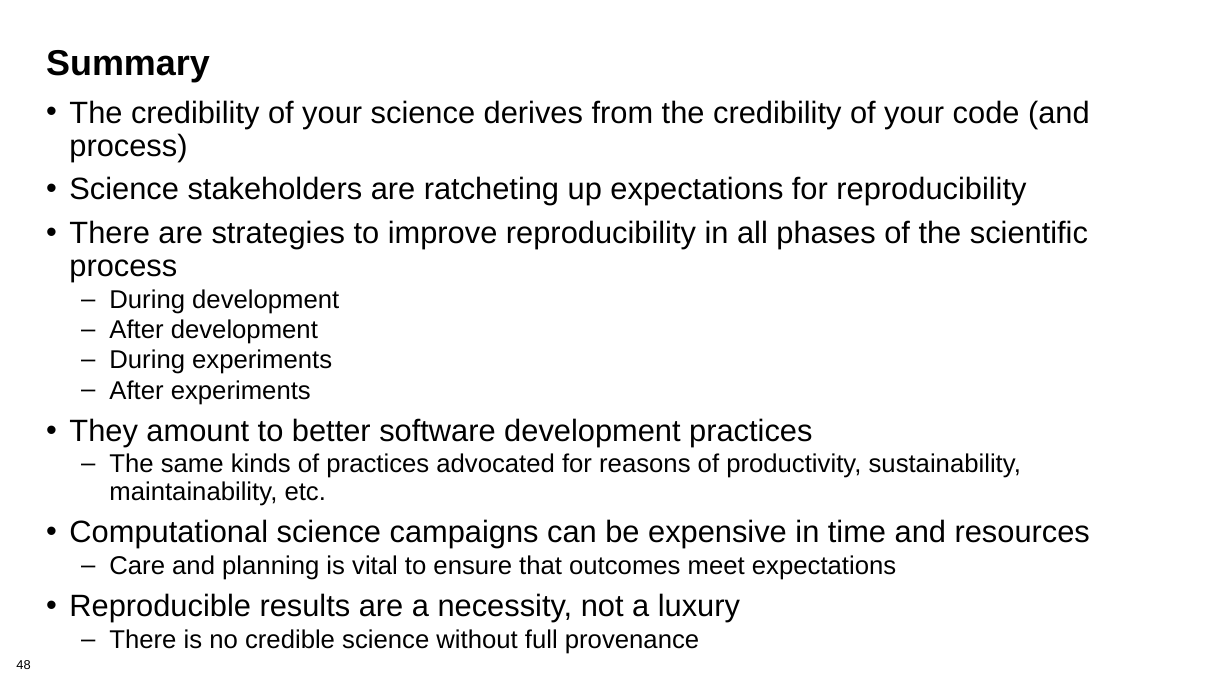
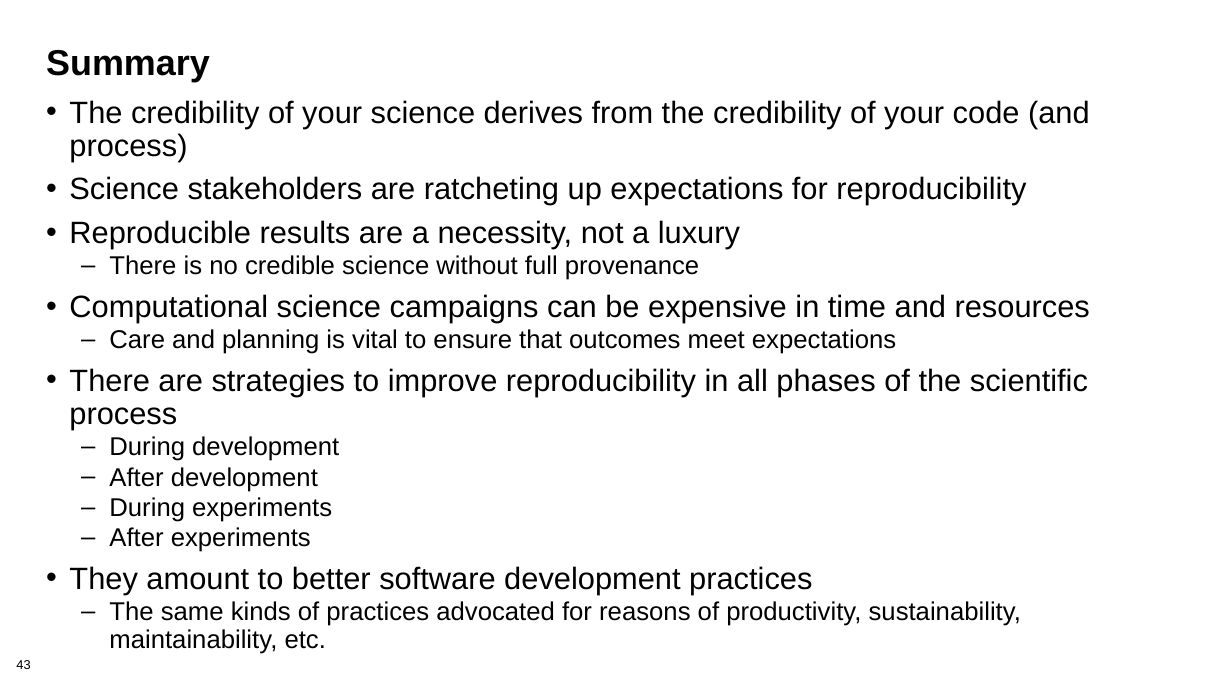
Before and after one commit to bssw-tutorial/presentations, a slide deck: slide 43 of repro-notebooks.pptx (slide 48 before the commit). Drawn at 1232x693 pixels with LibreOffice and Linux fonts; fonts in the diff are those of the drawing. Boxes give left, top, right and bottom in pixels: in the first picture for what was removed or moved away, otherwise in the second. Text is boxed around its words. In the diff, an @@ line names an element or a change of style, - is before the commit and + after.

Commit message:
Refinements to repro-notebooks presentation

```diff
--- a/repro-notebooks.pptx
+++ b/repro-notebooks.pptx
@@ text at bbox=[69, 220, 1090, 354]: paragraphs added @@
+• Reproducible results are a necessity, not a luxury
+  – There is no credible science without full provenance
+• Computational science campaigns can be expensive in time and resources
+  – Care and planning is vital to ensure that outcomes meet expectations
@@ text at bbox=[69, 519, 1090, 654]: paragraphs removed @@
-• Computational science campaigns can be expensive in time and resources
-  – Care and planning is vital to ensure that outcomes meet expectations
-• Reproducible results are a necessity, not a luxury
-  – There is no credible science without full provenance
@@ page number at bbox=[16, 660, 30, 669]: text changed @@
-48
+43
```
Also in this commit, not shown: 14 other slides changed, 5 slides removed.
